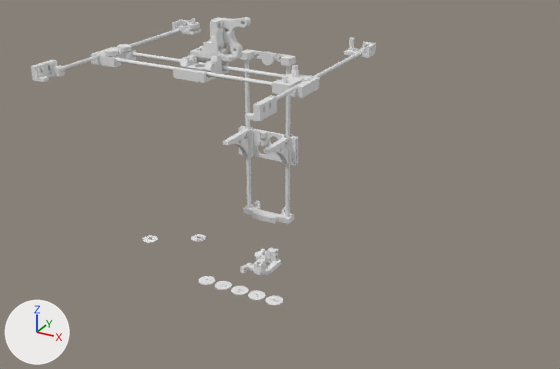
One commit to the Blender file sources/blender/smartcore__.blend: the scene before it, then after it.
Rendered twice from a camera (50 mm lens) standing at (519.0, -1047.0, 624.0) and looking at (-25.0, -59.0, 129.0). The lights are fixed; the arrows at lower left show +X, +Y and +Z.

Names of what the first picture shows: 'Cylinder.001', 'Cylinder.002', 'Cylinder.008', 'Gregs-Wade', 'Output (11)', 'Output (11).001', 'Output (12)', 'Output (13)', 'Output (5).001', 'Output (5).002', 'Output (5).011', 'Zslide', 'directDrive m4 full'.
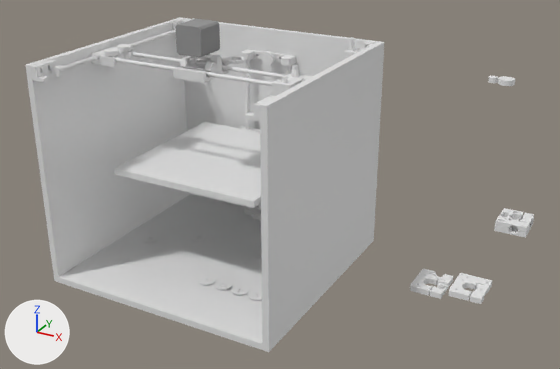
Where the change shows, as pixel boxes (x1, y1, x2, y2) in the pictures (560 x 369 px):
'Cube', shown
    after: (260, 43, 382, 346)
'Cube.001', shown
    after: (25, 18, 190, 277)
'Cube.003', shown
    after: (54, 194, 374, 352)
'Cube.002', shown
    after: (177, 17, 384, 237)
'Cube.004', shown
    after: (114, 122, 261, 208)
'motorX', added
    after: (175, 19, 220, 57)
'Gregs-Wade', deleted
    before: (190, 17, 251, 61)
'Output (3).001', added
    after: (449, 273, 492, 304)
'Output (3)', added
    after: (410, 269, 453, 299)
'directDrive m4 full', deleted
    before: (240, 247, 281, 275)
'EXTRUDER SIMPLEX V2.001', added
    after: (495, 208, 534, 232)
'EXTRUDER SIMPLEX V2', added
    after: (494, 219, 534, 238)
'Output (2)', added
    after: (200, 56, 245, 64)
'Cylinder.015', added
    after: (498, 76, 515, 86)
'Output (13)', deleted
    before: (199, 46, 225, 63)
'Cylinder.016', added
    after: (488, 76, 498, 83)
'Zslide', unchanged, covered by the edit
    before: (222, 126, 298, 166)
    after: (239, 126, 260, 132)

The edits, one by one:
Material 'nema17' (mat_nema17) is new.
Its base color is (0.311, 0.311, 0.311) (grey #979797).
Mesh me_nema17_004 is new.
It has 1053 vertices, 2110 faces and spans x -2.12..2.12, y -2.12..2.12, z 0.0..6.15.
It uses material mat_nema17 (grey #979797).
Mesh me_output__2 is new.
It has 400 vertices, 610 faces and spans x -74.0..-8.0, y -35.0..-6.0, z 242.0..247.0.
Mesh me_extruder_simplex_v2 is new.
It has 610 vertices, 1252 faces and spans x 60.0..114.0, y 0.0..60.0, z 0.0..10.0.
Mesh me_extruder_simplex_v2_001 is new.
It has 588 vertices, 1208 faces and spans x 0.0..54.0, y 0.0..60.0, z 0.0..9.0.
Mesh me_output__3 is new.
It has 1585 vertices, 2458 faces and spans x -25.0..25.0, y -25.0..35.0, z -4.5..4.5.
Mesh me_output__3__001 is new.
It has 1558 vertices, 2413 faces and spans x -25.0..25.0, y -25.0..35.0, z 4.6..13.6.
Object 'Gregs-Wade' (ob_gregs_wade) is deleted.
Object 'Output (13)' (ob_output__13) is deleted.
Object 'directDrive m4 full' (ob_directdrive_m4_full) is deleted.
Object 'Cube.003' (ob_cube_003) is now shown.
Object 'Cube.002' (ob_cube_002) is now shown.
Object 'Cube.001' (ob_cube_001) is now shown.
Object 'Cube' (ob_cube) is now shown.
Object 'Cube.004' (ob_cube_004) is now shown.
Object 'motorX' (ob_motorx) is new; it shows me_nema17_004.
Its location is (-113.0, -164.0, 370.0).
Its rotation in degrees is (-90, -90, 0).
Its scale is (10.0, 10.0, 11.9).
Object 'Output (2)' (ob_output__2) is new; it shows me_output__2.
Its location is (-55.0, -80.0, 88.0).
Object 'EXTRUDER SIMPLEX V2' (ob_extruder_simplex_v2) is new; it shows me_extruder_simplex_v2.
Its location is (201.0, 203.0, 0.0).
Object 'EXTRUDER SIMPLEX V2.001' (ob_extruder_simplex_v2_001) is new; it shows me_extruder_simplex_v2_001.
Its location is (261.0, 263.0, 19.0).
Its rotation in degrees is (0, 180, 180).
Object 'Output (3)' (ob_output__3) is new; it shows me_output__3.
Its location is (223.0, -26.0, 0.0).
Object 'Output (3).001' (ob_output__3__001) is new; it shows me_output__3__001.
Its location is (283.0, -26.0, 0.0).
Object 'Cylinder.015' (ob_cylinder_015) is new; it shows a copy of the mesh of ob_cylinder.
Its location is (300.0, -26.0, 335.0).
Its rotation in degrees is (-180, 0, 0).
Its scale is (11.0, 11.0, 3.5).
Object 'Cylinder.016' (ob_cylinder_016) is new; it shows a copy of the mesh of ob_cylinder.
Its location is (283.0, -26.0, 335.0).
Its rotation in degrees is (-180, 0, 0).
Its scale is (6.0, 6.0, 3.5).
